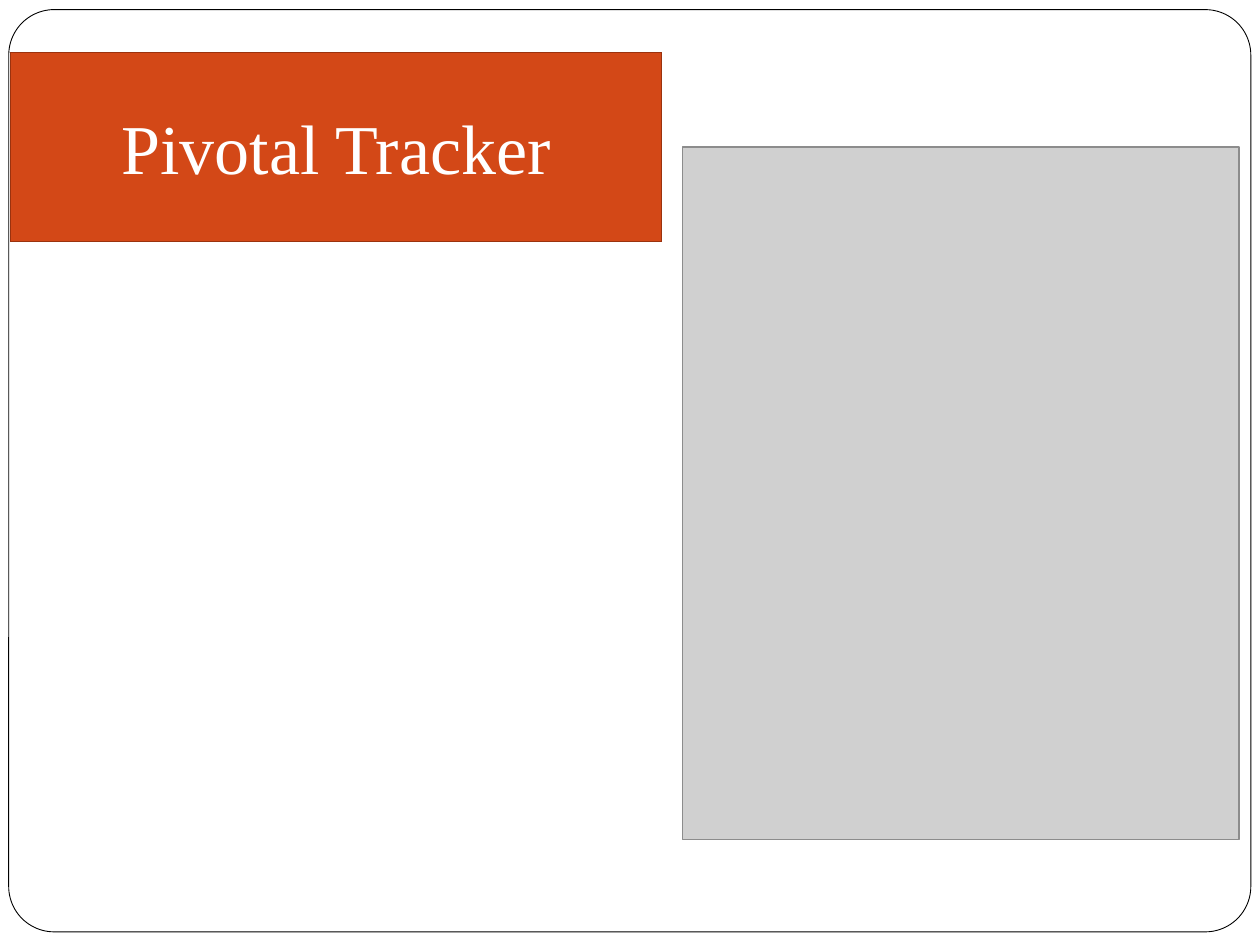
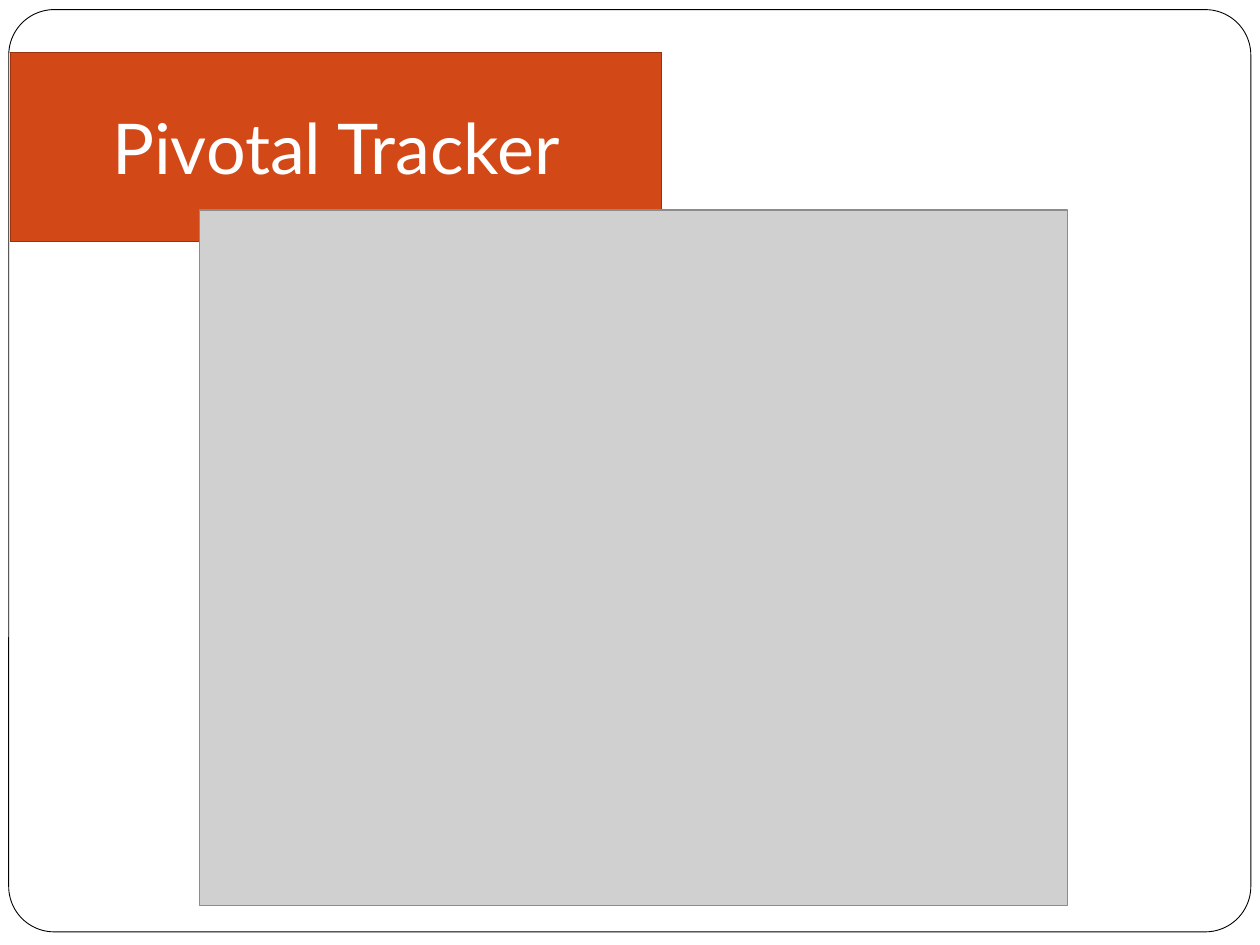
Before and after one commit to zatcsc/group5.k57ca, a slide deck: slide 12 of Final Report/Group5.K57CA.ppt. Drawn at 1260x945 pixels with LibreOffice and Linux fonts; fonts in the diff are those of the drawing; grey boxes stand for pictures. Boxes give left, top, right and bottom in pixels: in the first picture for what was removed or moved away, otherwise in the second. Text is boxed around its words. In the diff, an @@ line names an element or a change of style, - is before the commit and + after.

```diff
--- a/Final Report/Group5.K57CA.ppt
+++ b/Final Report/Group5.K57CA.ppt
@@ rectangle "Pivotal Tracker" at [10, 53, 662, 242]: font Times New Roman to Lato @@
@@ picture: place and size @@
-picture at [683, 147, 1240, 840]
+picture at [199, 210, 1067, 906]
```
Also in this commit, not shown: 22 other slides changed, 12 slides added.
